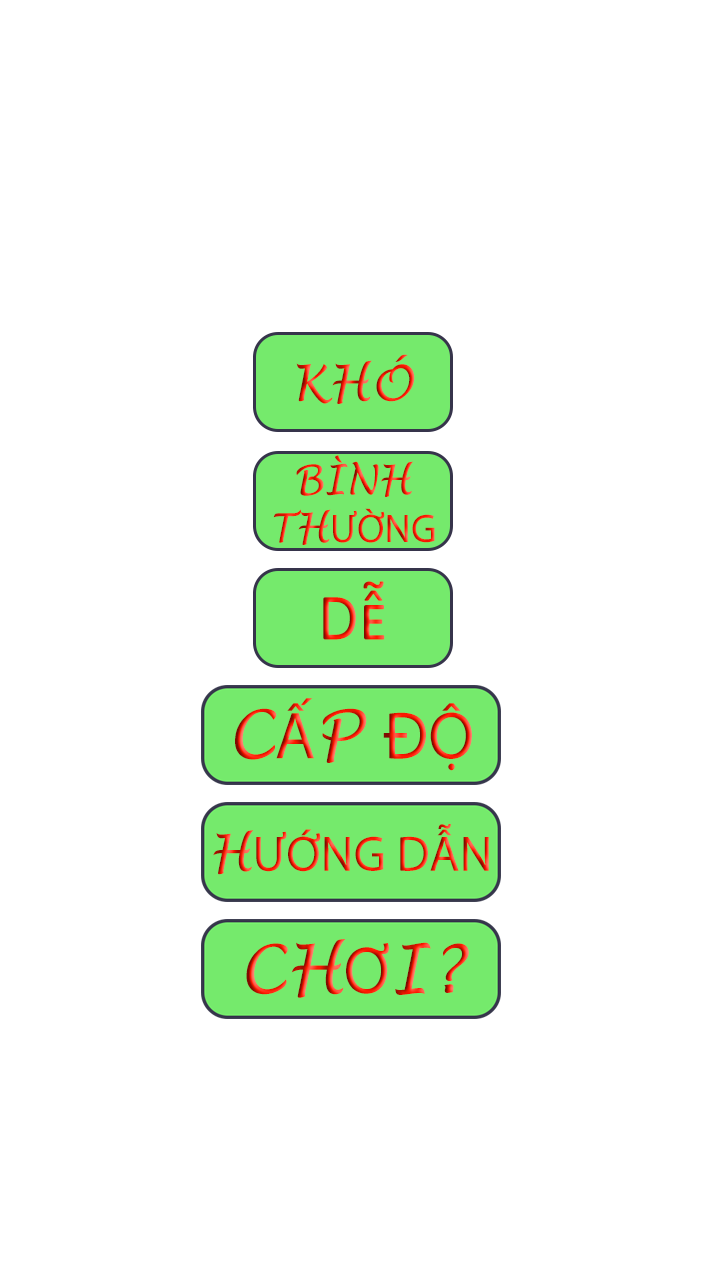
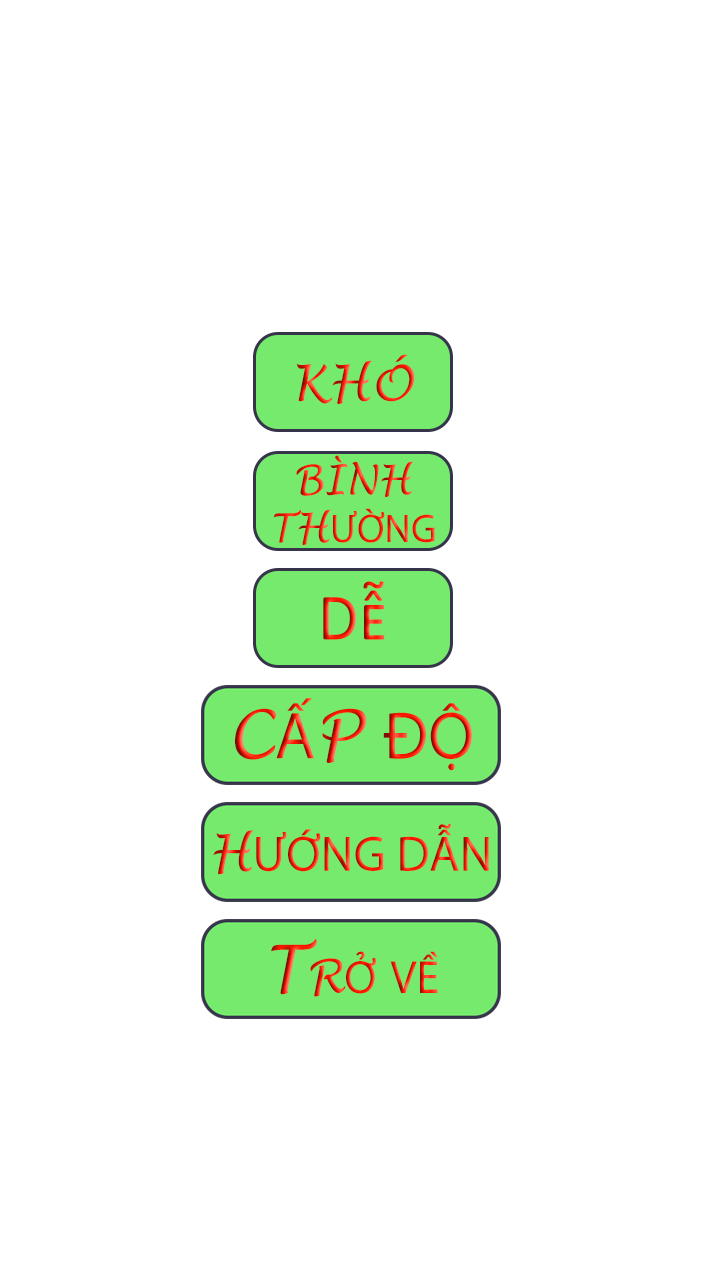
Layer changes from the first w=720, h=1280 image to the second:
renamed "CHƠI?" to "Back", painted on it over [246, 938, 469, 998]
